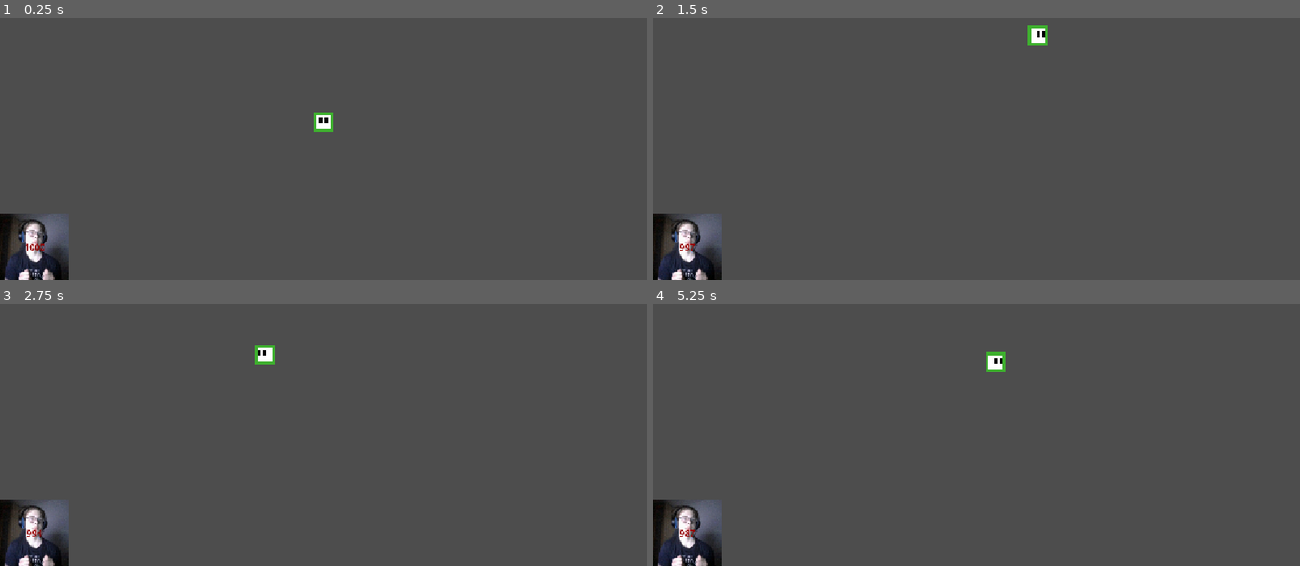
Above: before the commit, frames 1-4 (two rows, left to right).
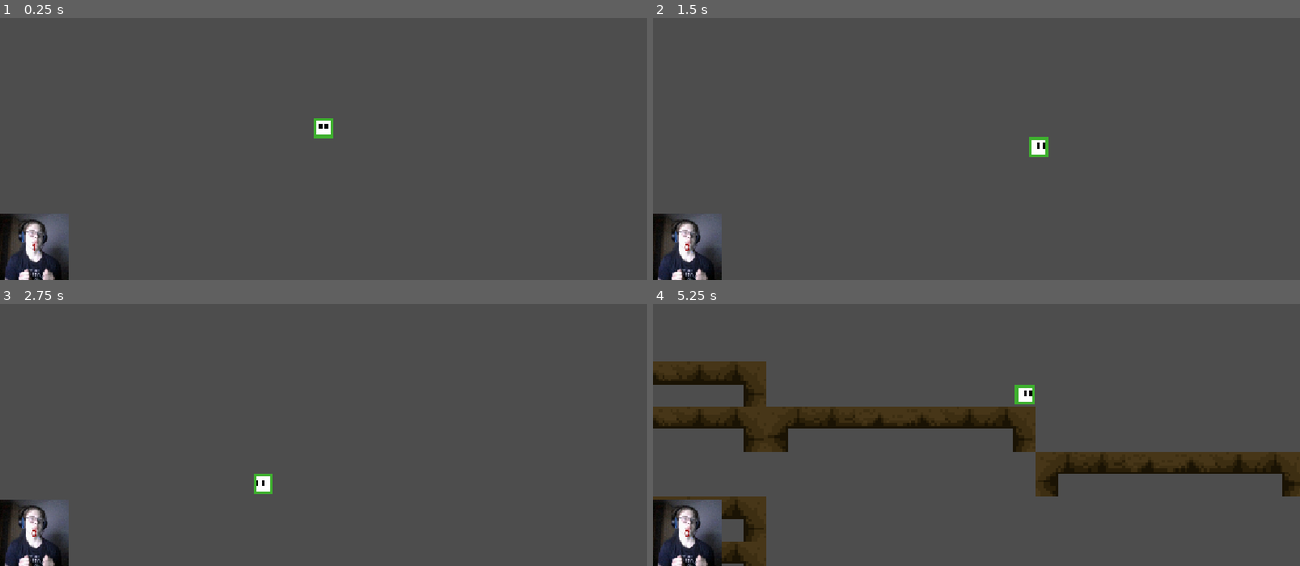
Above: after the commit, the same moments.

Repository: bk23miner/le-Gabe
Game: Godot game, scene res://scenes/Main.tscn
Two runs of this game, one before a commit and one after it. Both use one fixed random seed, a clock stepped at 60 frames per second and the inputs below.
Inputs:
- Up to frame 1 (0.25 s): no input
- Up to frame 2 (1.5 s): hold D (right) from 0.53 s (still down); tap Shift (dash) at 0.6 s; tap Space (jump) at 0.77, 0.8, 1.07, 1.35 s
- Up to frame 3 (2.75 s): tap Space (jump) at 1.52, 1.82, 2.3 s; tap Shift (dash) at 1.55, 2.1 s; release D (right) at 2.03 s; hold A (left) from 2.03 s (still down)
- Up to frame 4 (5.25 s): release A (left) at 2.78 s; hold D (right) 2.78-4.28 s; tap Shift (dash) at 2.85, 4.35, 5.1 s; tap Space (jump) at 3.02, 3.32, 3.6, 3.77, 4.07, 4.52, 4.82 s; hold A (left) 4.28-5.03 s; hold D (right) from 5.03 s (still down)

The runs differ from the first frame. In frame 1, 0.3% of the frame differs, in the area x 4-52%, y 36-89%; in frame 2, 0.5%; in frame 3, 0.5%; in frame 4, 14%, in the area x 0-100%, y 18-100%.

Commit message:
Upload-by-Bk

Diff:
--- a/scenes/Player.tscn
+++ b/scenes/Player.tscn
@@ -1,6 +1,7 @@
 [gd_scene format=3 uid="uid://bgos1neyhkuf"]
 
 [ext_resource type="Script" uid="uid://xh368dmc624i" path="res://scripts/player.gd" id="1_v6fml"]
+[ext_resource type="Texture2D" uid="uid://damgmngihqkqw" path="res://assets/wings.png" id="2_3li8b"]
 [ext_resource type="Texture2D" uid="uid://crj6gnwc3r28x" path="res://assets/sprites.png" id="2_v6fml"]
 
 [sub_resource type="RectangleShape2D" id="RectangleShape2D_msxrf"]
@@ -58,6 +59,20 @@
 zoom = Vector2(5, 5)
 position_smoothing_enabled = true
 
+[node name="Sprite2D" type="Sprite2D" parent="." unique_id=530342090]
+position = Vector2(0, -0.955)
+scale = Vector2(0.505, 0.505)
+texture = ExtResource("2_3li8b")
+
 [node name="AnimatedSprite2D" type="AnimatedSprite2D" parent="." unique_id=313501202]
 sprite_frames = SubResource("SpriteFrames_msxrf")
 animation = &"right"
+
+[node name="Timer" type="Timer" parent="." unique_id=1461664903]
+wait_time = 0.15
+
+[node name="Dash-Timer" type="Timer" parent="." unique_id=433442674]
+wait_time = 0.08
+
+[connection signal="timeout" from="Timer" to="." method="reset_Wings"]
+[connection signal="timeout" from="Dash-Timer" to="." method="_on_dash_timer_timeout"]
--- a/scripts/player.gd
+++ b/scripts/player.gd
@@ -2,27 +2,37 @@
 
 @export var speed = 120
 @export var jump_speed = -180
-@export var gravity = 400
+@export var gravity = 500
+@export var remaining_djumps = 1
+@export var remaining_dash = 1
+@export var remaining_walljump = 0
+@export var Wings: Node2D#
+var dashing = false
 
-@export var remaining_djumps = 1000
-@export var remaining_dash = 3
-@export var remaining_walljump = 0
+func _ready() -> void:
+	Wings = $Sprite2D
+	Wings.visible = false
 
 func _physics_process(delta):
 	# Add gravity every frame
-	velocity.y += gravity * delta
 
 	# Input affects x axis only
 	velocity.x = Input.get_axis("left", "right") * speed
+	var y_dir = Input.get_axis("up", "down")
 
-	move_and_slide()
+
 
 	# Only allow jumping when on the ground or if djumps greater 0
 	if Input.is_action_just_pressed("jump") and !is_on_floor() and remaining_djumps>0:
+		Wings.visible = true
+		$Timer.start()
 		velocity.y = jump_speed
 		remaining_djumps -= 1
 	elif Input.is_action_just_pressed("jump") and is_on_floor():
 		velocity.y = jump_speed
+	elif Input.is_action_just_pressed("dash") && !dashing && remaining_dash > 0 :
+		$"Dash-Timer".start()
+		dashing = true
 	var Body = $AnimatedSprite2D
 
 	var direction = sign(velocity.x)
@@ -30,9 +40,27 @@
 	if direction > 0:
 		Body.play("right")
 	#links
-	if direction < 0:
+	elif direction < 0:
 		Body.play("left")
 	elif direction == 0:
 		Body.play("idle")
-	if Input.is_action_just_pressed("dash"):
-		velocity = Input.get_vector("left", "right","up","down") * speed *3
+
+	if dashing:
+		velocity.x =  Input.get_axis("left", "right") * (speed + 200)
+		velocity.y = y_dir * (speed+100)
+	else:
+		velocity.y += gravity * delta
+
+
+
+
+	move_and_slide()
+
+func reset_Wings() -> void:
+	Wings.visible = false
+
+
+
+
+func _on_dash_timer_timeout() -> void:
+	dashing = false
Binary file added: assets/wings.png
Not shown, added: assets/wings.png.import
